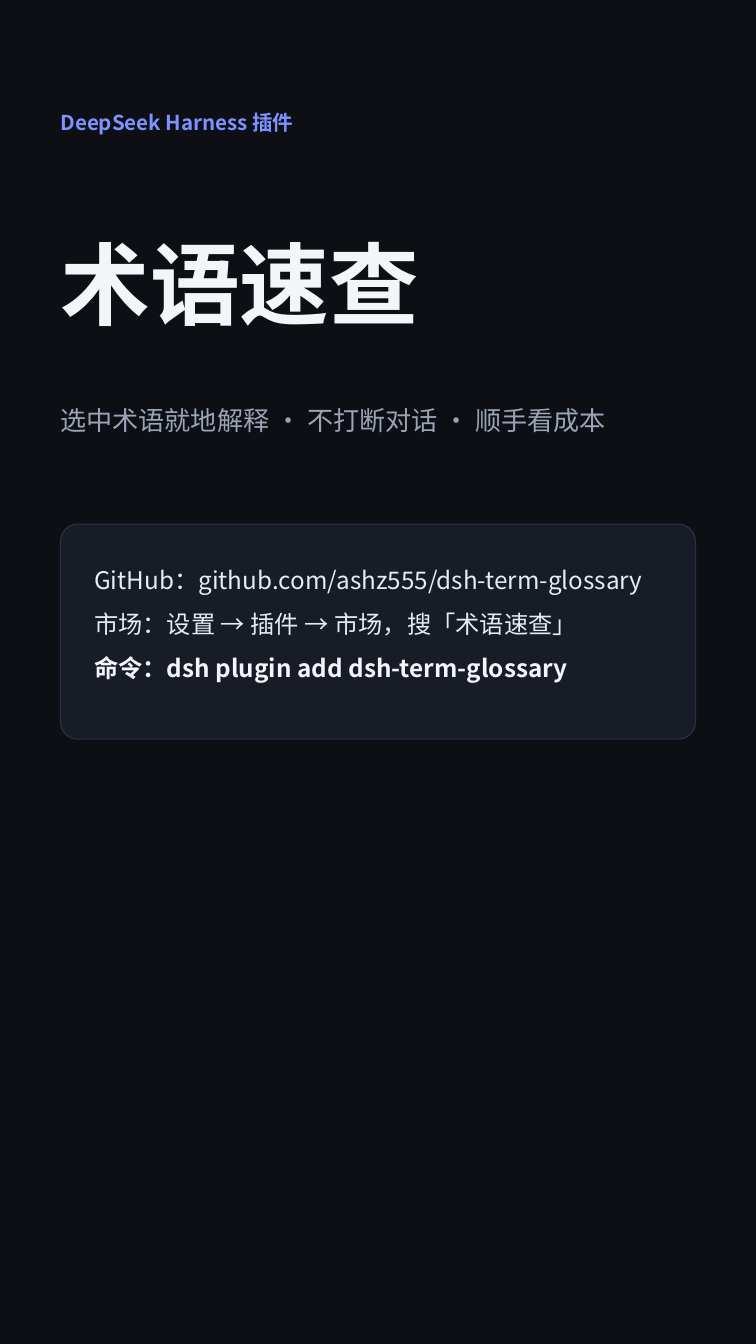
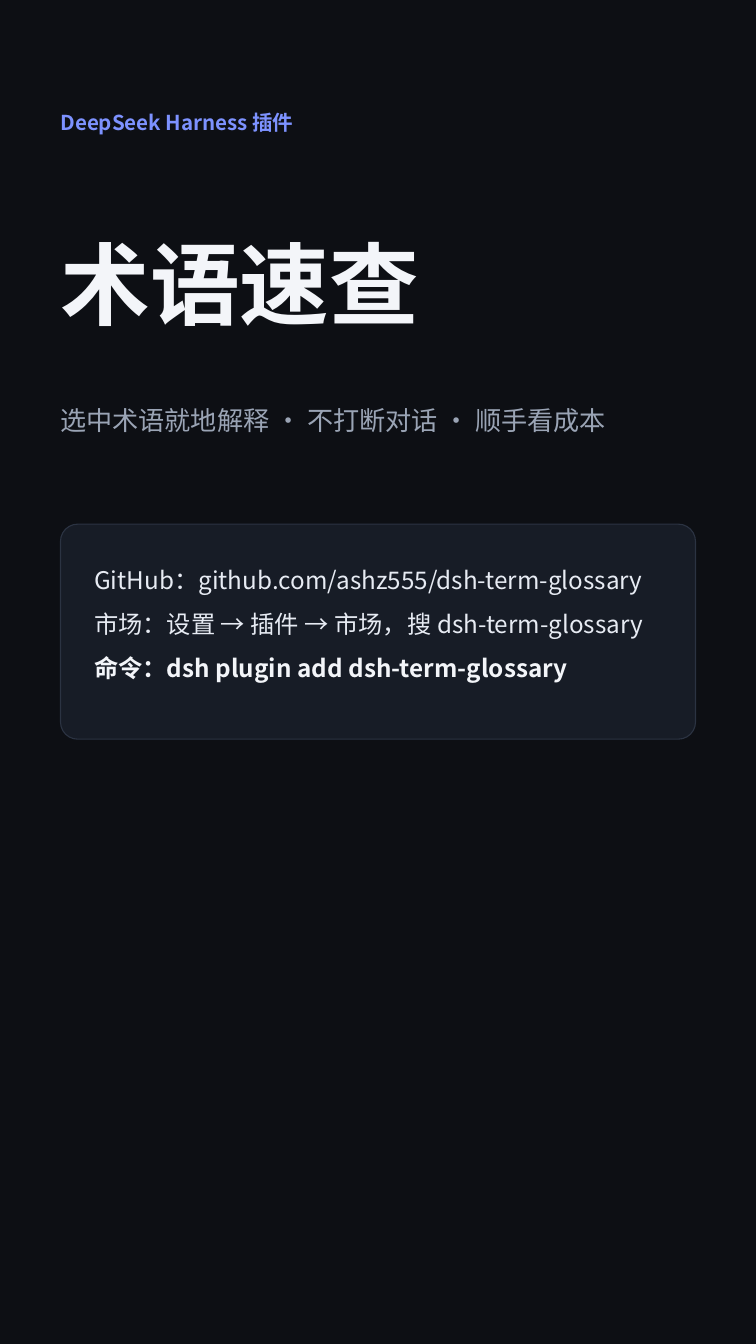
Before and after one commit to ashz555/dsh-term-glossary, a slide deck: slide 8 of promo/douyin.pptx. Drawn at 756x1344 pixels with LibreOffice and Linux fonts; fonts in the diff are those of the drawing. Boxes give left, top, right and bottom in pixels: in the first picture for what was removed or moved away, otherwise in the second. Text is boxed around its words. In the diff, an @@ line names an element or a change of style, - is before the commit and + after.

```diff
--- a/promo/douyin.pptx
+++ b/promo/douyin.pptx
@@ text at bbox=[94, 612, 643, 639]: text changed @@
-市场：设置 → 插件 → 市场，搜「术语速查」
+市场：设置 → 插件 → 市场，搜 dsh-term-glossary
```
Also in this commit, not shown: 1 other slide changed, 17 other files.
